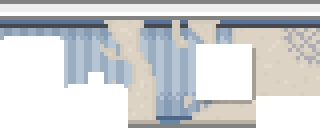
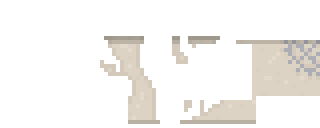
Two versions of the same layered image (320×128). Layer-by-layer changes:
renamed "Window Shadow" to "Layer 2", opacity 25% → 100%, painted on it over [100, 36, 320, 124]
removed layer "Layer 1" over [0, 0, 320, 128]
